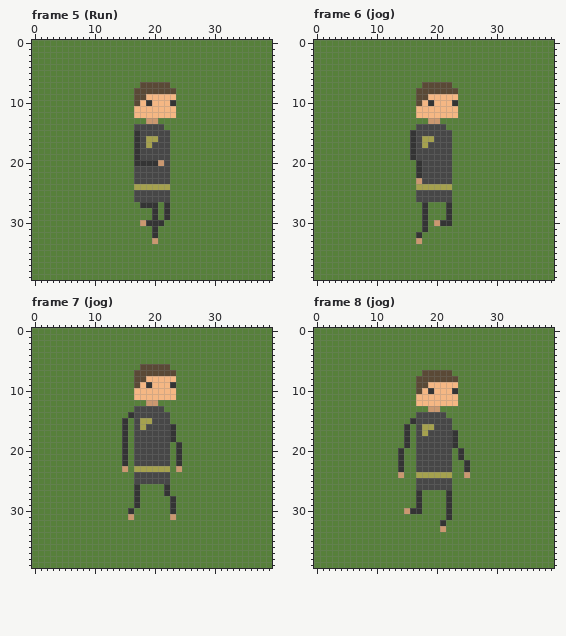
Two versions of one pixel-art file, Characters/ASE's/MainCharacter.ase. That is the earlier state.
40x40 pixels, 32 frames. Shown: frame 5 (Run), frame 6 (jog), frame 7 (jog), frame 8 (jog). The commit also changed other frames, which this record leaves out.
After the commit:
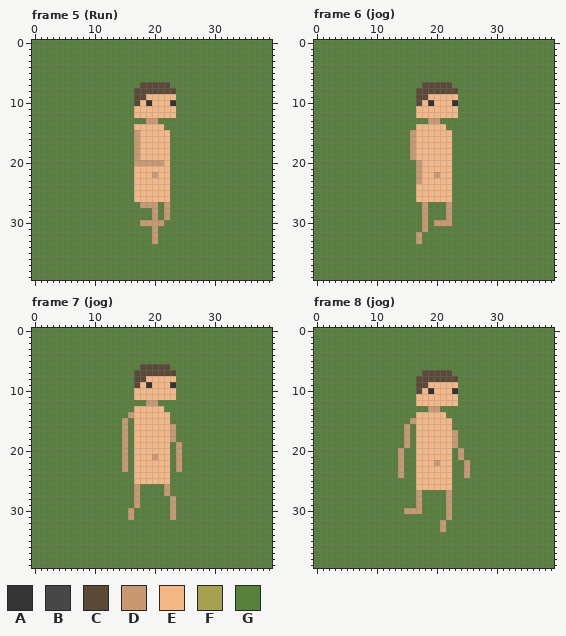
Palette (. is transparent): A #343434  B #474747  C #5a4936  D #ca9870  E #f5b784  F #a5a14e  G #57803b
Changes in this commit:
layer "Tights" now hidden
Changed rows in their new state; - is an unchanged pixel.
Frame 5 (Run):
first column x 17:
14 EEEEE-
15 DEEEEE
16 DEEEEE
17 DEEEEE
18 DEEEEE
19 DEEEEE
20 DDDD-E
21 EEEEEE
22 EEEDEE
23 EEEEEE
24 EEEEEE
25 EEEEEE
26 EEEEEE
27 -DDD-D
28 ---D-D
29 ---D-D
30 --DDD-
31 ---D--
32 ---D--
Frame 6 (jog):
first column x 16:
14 -EEEEE-
15 DEEEEEE
16 DEEEEEE
17 DEEEEEE
18 DEEEEEE
19 DEEEEEE
20 -DEEEEE
21 -DEEEEE
22 -DEEDEE
23 --EEEEE
24 -EEEEEE
25 -EEEEEE
26 -EEEEEE
27 --D---D
28 --D---D
29 --D---D
30 --D--DD
31 --D----
32 -D-----
Frame 7 (jog):
first column x 15:
13 --EEEEE---
14 -DEEEEEE--
15 D-EEEEEE--
16 D-EEEEEED-
17 D-EEEEEED-
18 D-EEEEEED-
19 D-EEEEEE-D
20 D-EEEEEE-D
21 D-EEEDEE-D
22 D-EEEEEE-D
23 --EEEEEE--
24 --EEEEEE--
25 --EEEEEE--
26 --D----D--
27 --D----D--
28 --D-----D-
29 --D-----D-
30 -D------D-
Frame 8 (jog):
first column x 14:
14 ---EEEEE----
15 --DEEEEEE---
16 -D-EEEEEE---
17 -D-EEEEEED--
18 -D-EEEEEED--
19 -D-EEEEEED--
20 D--EEEEEE-D-
21 D--EEEEEE-D-
22 D--EEEDEE--D
23 D--EEEEEE--D
24 ---EEEEEE---
25 ---EEEEEE---
26 ---EEEEEE---
27 ---D----D---
28 ---D----D---
29 ---D----D---
30 --DD----D---
31 --------D---
32 -------D----
